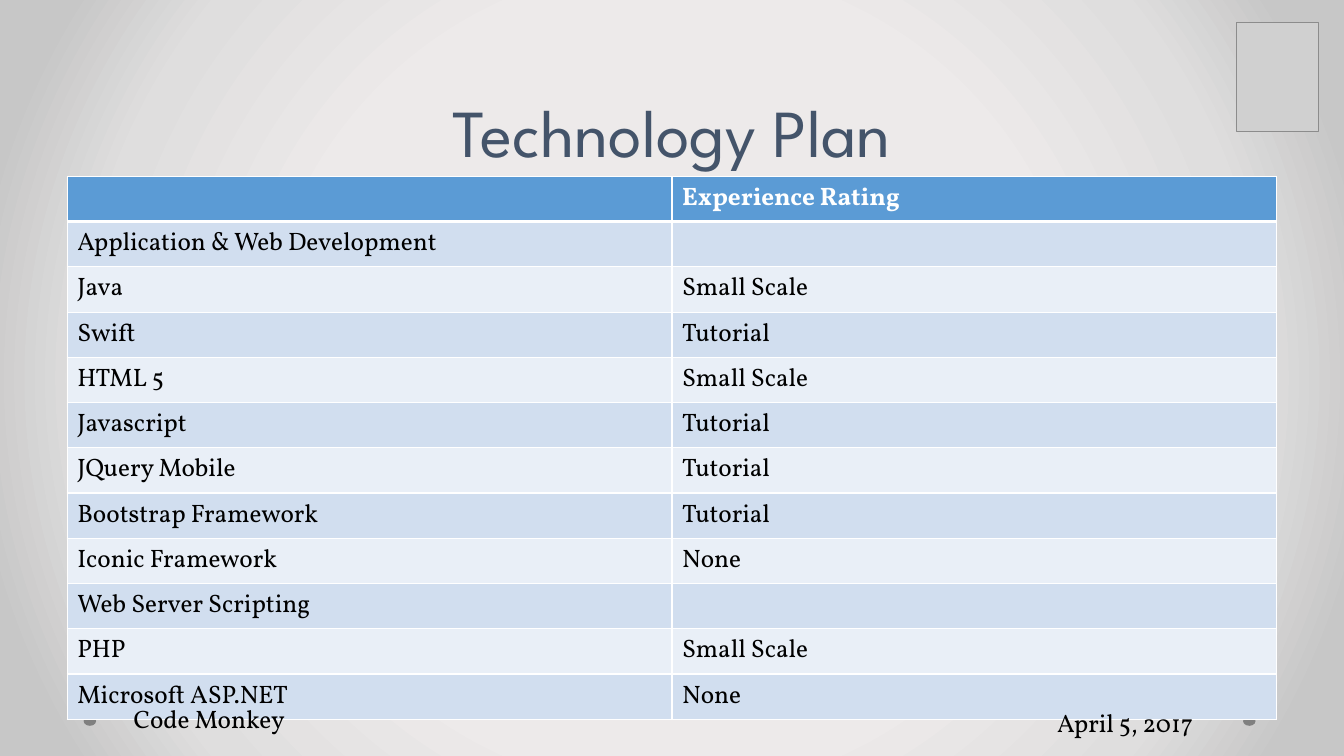
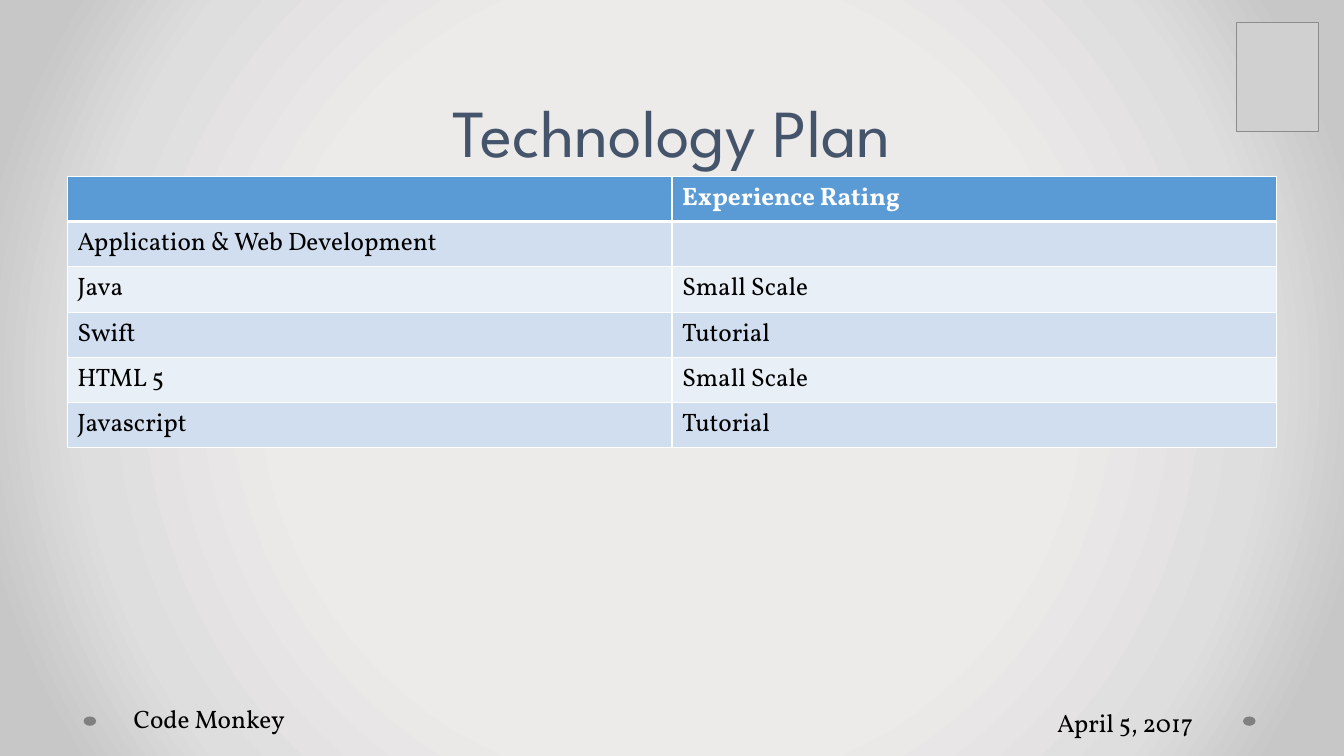
Before and after one commit to falsabhan/D.Eco, a slide deck: slide 5 of Presentation1.pptx. Drawn at 1344x756 pixels with LibreOffice and Linux fonts; fonts in the diff are those of the drawing; grey boxes stand for pictures. Boxes give left, top, right and bottom in pixels: in the first picture for what was removed or moved away, otherwise in the second. Text is boxed around its words. In the diff, an @@ line names an element or a change of style, - is before the commit and + after.

Commit message:
Spring 1 Presentation. We need to update the final slide (plan) and the second to last slide (security risk). Bijan add the updated use case model onto the powerpoint too.

```diff
--- a/Presentation1.pptx
+++ b/Presentation1.pptx
@@ table at bbox=[68, 176, 1277, 441] @@
-row 7: JQuery Mobile | Tutorial
-row 8: Bootstrap Framework | Tutorial
-row 9: Iconic Framework | None
-row 10: Web Server Scripting | 
-row 11: PHP | Small Scale
-row 12: Microsoft ASP.NET | None
```
Also in this commit, not shown: 7 other slides changed, 6 slides removed, 1 other file.
